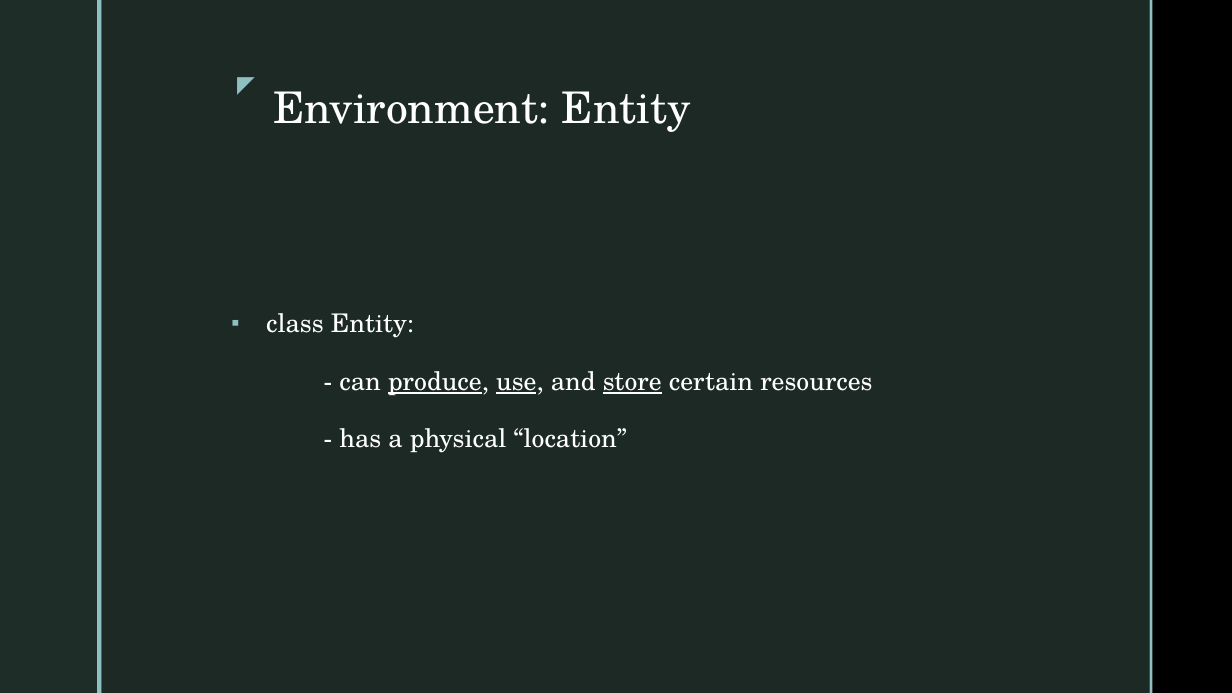
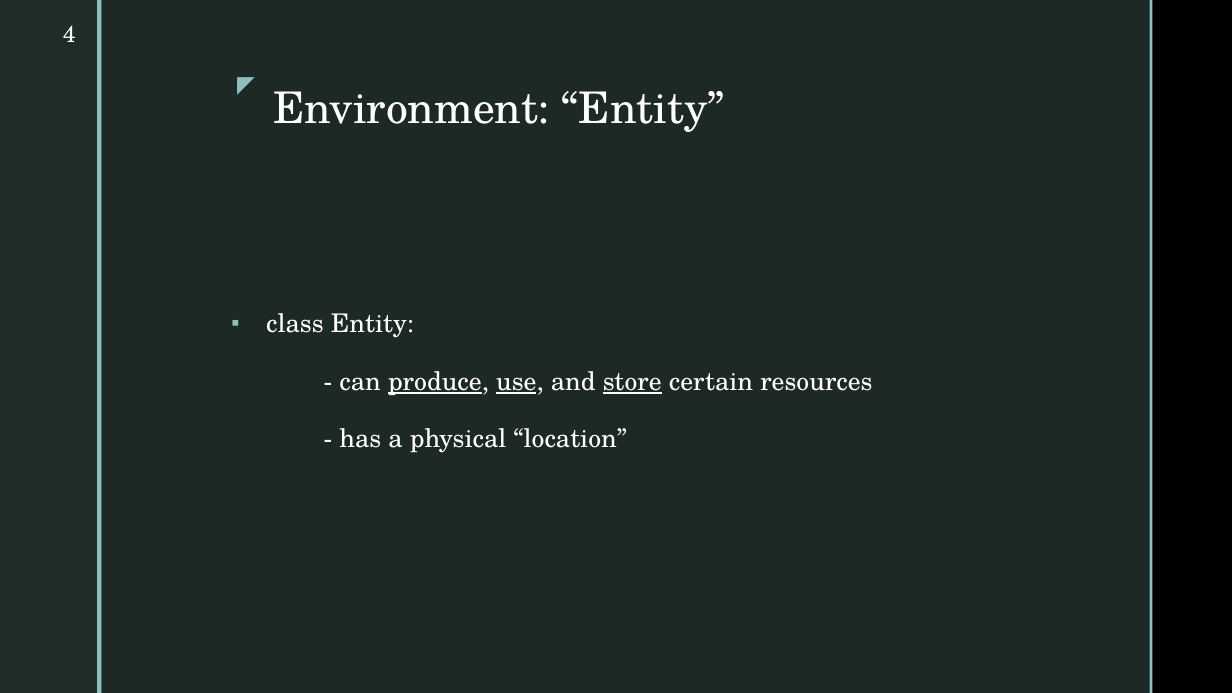
Before and after one commit to cmudrc/pied-piper, a slide deck: slide 4 of Other/Presentation/Presentation 01.pptx. Drawn at 1232x693 pixels with LibreOffice and Linux fonts; fonts in the diff are those of the drawing; background and template pictures are left out. Boxes give left, top, right and bottom in pixels: in the first picture for what was removed or moved away, otherwise in the second. Text is boxed around its words. In the diff, an @@ line names an element or a change of style, - is before the commit and + after.

```diff
--- a/Other/Presentation/Presentation 01.pptx
+++ b/Other/Presentation/Presentation 01.pptx
@@ page number added at <box>63,25,76,42</box>, 18 pt, text #FFFFFF @@
+4
@@ title at <box>273,91,725,132</box>: text changed @@
-Environment: Entity
+Environment: “Entity”
```
Also in this commit, not shown: 9 other slides changed, 8 slides added, 5 other files.
